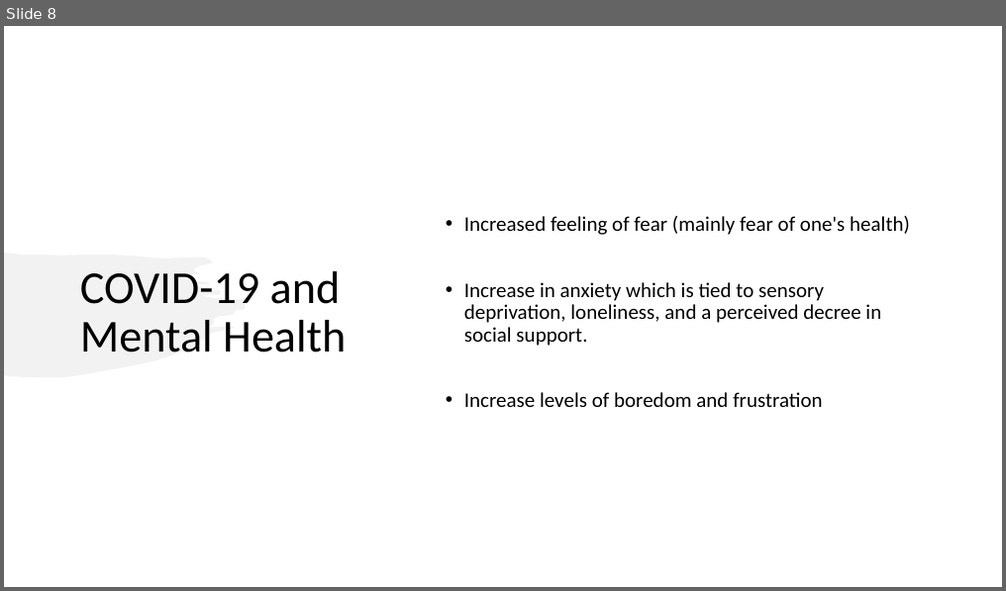
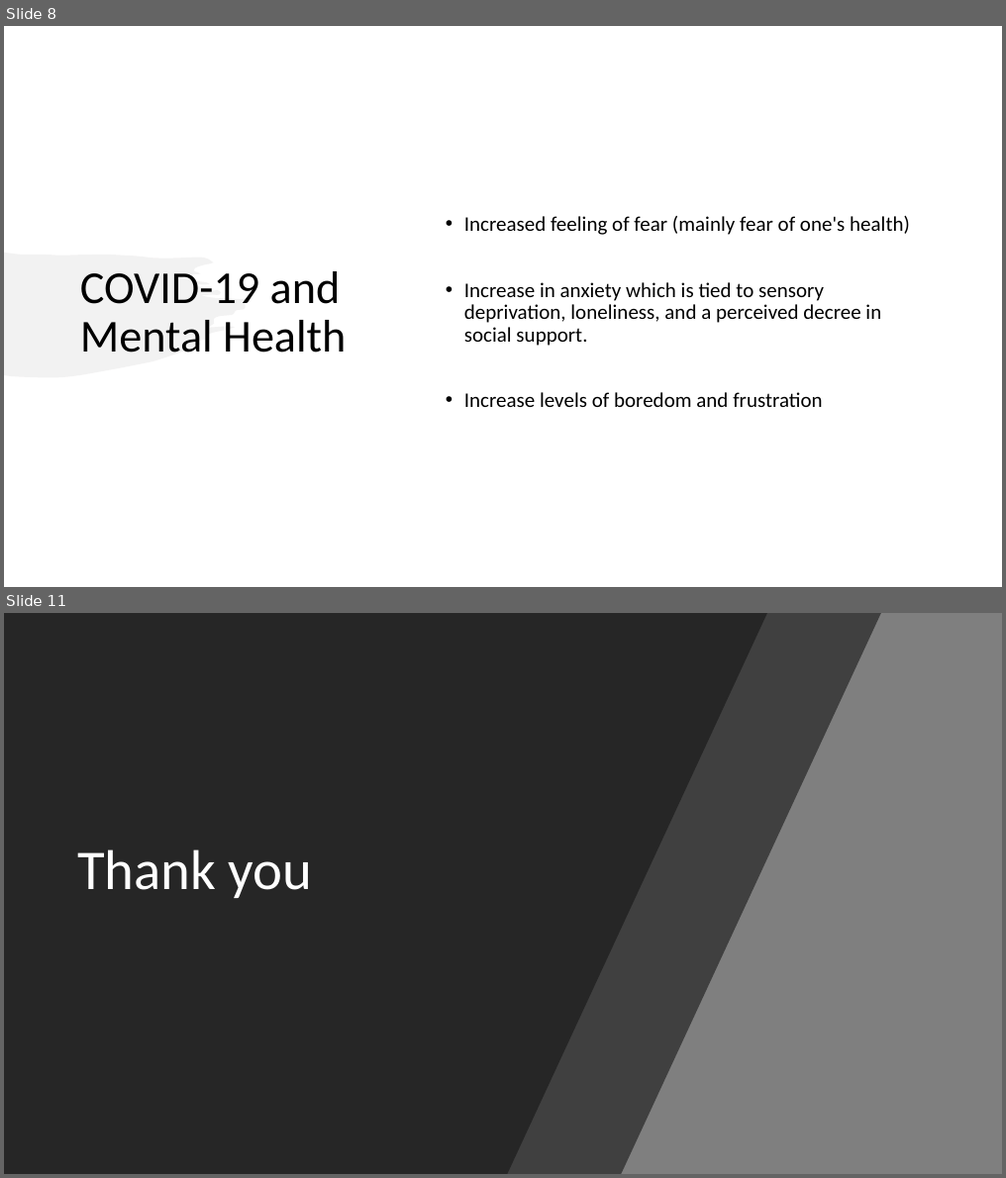
Before and after one commit to Millhouse32/ResearchMethology, a slide deck: Literature-Review/Litature-Review-Slides.pptx. Shown one above the other, each under a label of ours: slide 8 before the commit, slides 8 and 11 after it; the slides between them are not shown. The pictures are 1006x591 and 1006x1178 pixels, drawn with LibreOffice and Linux fonts; fonts in the diff are those of the drawing. Boxes give left, top, right and bottom in pixels: in the first picture for what was removed or moved away, otherwise in the second. Text is boxed around its words. In the diff, an @@ line names an element or a change of style, - is before the commit and + after.

```diff
--- a/Literature-Review/Litature-Review-Slides.pptx
+++ b/Literature-Review/Litature-Review-Slides.pptx
@@ slide 11 added at [4,613,1002,1174], background #7C7C7C @@
@@ rectangle added at [4,613,1002,1174], fill #7F7F7F @@
@@ freeform shape added at [4,613,767,1174], fill #262626 @@
@@ freeform shape added at [106,613,881,1174], fill #262626 at 70% opacity @@
@@ title added at [77,850,313,898], 54 pt, text #FFFFFF @@
+Thank you
```
Also in this commit, not shown: 2 other slides added, 1 other file.
